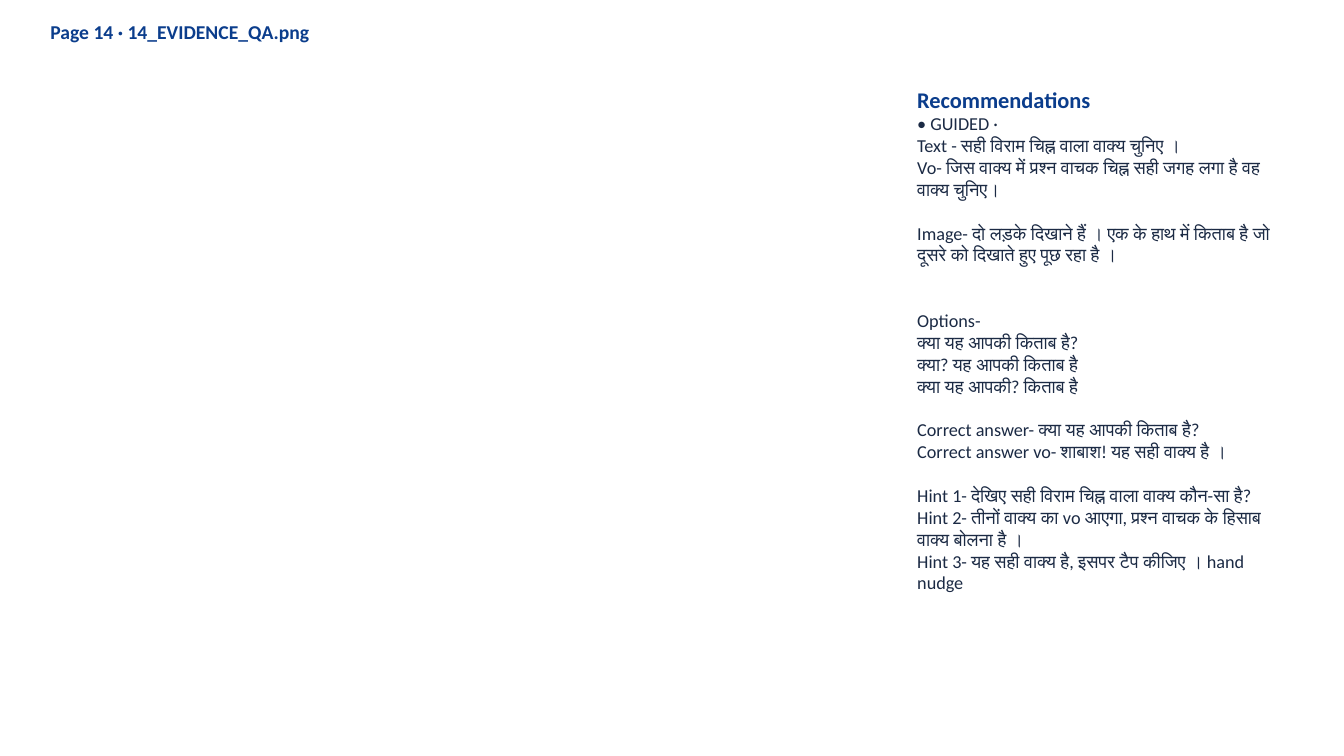
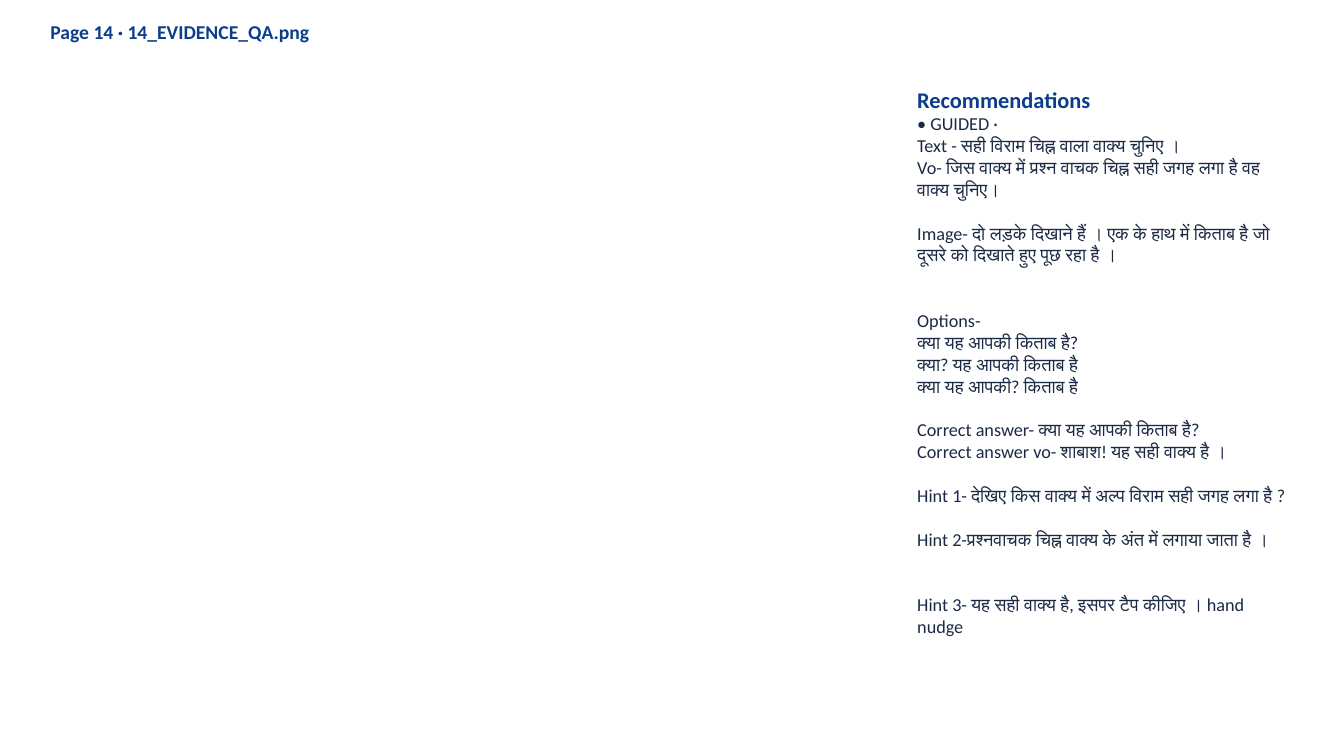
Before and after one commit to 25606mohnish2020-commits/HI02H12_L01_S01, a slide deck: slide 17 of HI02H12_L01_S01_dist-20261019T060950Z-1-001/HI02H12_L01_S01_dist/HI02H12_L01_S01_review.pptx (slide 16 before the commit). Drawn at 1344x756 pixels with LibreOffice and Linux fonts; fonts in the diff are those of the drawing. Boxes give left, top, right and bottom in pixels: in the first picture for what was removed or moved away, otherwise in the second. Text is boxed around its words. In the diff, an @@ line names an element or a change of style, - is before the commit and + after.

```diff
--- a/HI02H12_L01_S01_dist-20261019T060950Z-1-001/HI02H12_L01_S01_dist/HI02H12_L01_S01_review.pptx
+++ b/HI02H12_L01_S01_dist-20261019T060950Z-1-001/HI02H12_L01_S01_dist/HI02H12_L01_S01_review.pptx
@@ text at (917, 488, 1272, 548): text changed @@
-Hint 1- देखिए सही विराम चिह्न वाला वाक्य कौन-सा है?
-Hint 2- तीनों वाक्य का vo आएगा, प्रश्न वाचक के हिसाब वाक्य बोलना है ।
+Hint 1- देखिए किस वाक्य में अल्प विराम सही जगह लगा है ?
+Hint 2-प्रश्नवाचक चिह्न वाक्य के अंत में लगाया जाता है ।
```
Also in this commit, not shown: 14 other slides changed, 2 slides added, 1 slide removed, 1 other file.
